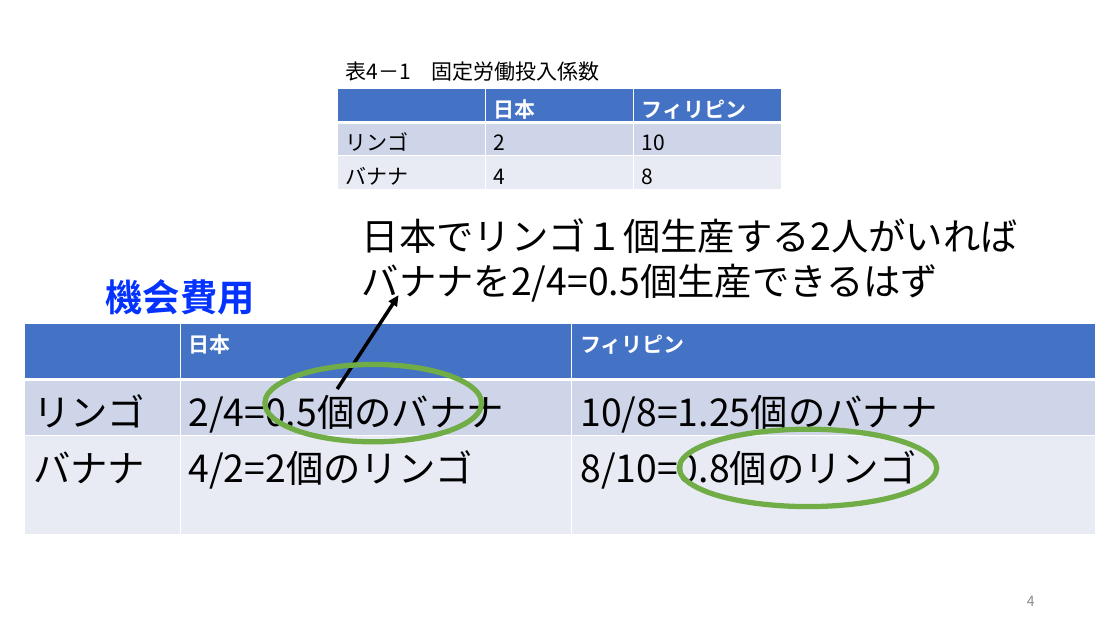
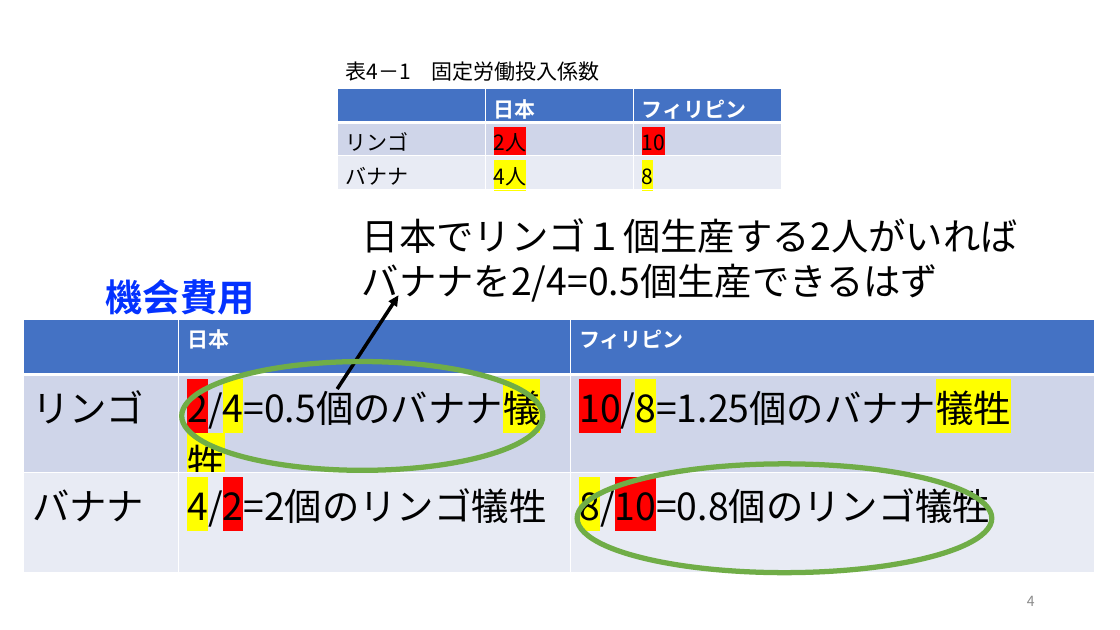
Before and after one commit to ayumu-tanaka/mof2026, a slide deck: slide 4 of slides/04.pptx. Drawn at 1120x630 pixels with LibreOffice and Linux fonts; fonts in the diff are those of the drawing. Boxes give left, top, right and bottom in pixels: in the first picture for what was removed or moved away, otherwise in the second. Text is boxed around its words. In the diff, an @@ line names an element or a change of style, - is before the commit and + after.

```diff
--- a/slides/04.pptx
+++ b/slides/04.pptx
@@ table at [337,89,781,193] @@
-row 2, column 2: 2
+row 2, column 2: 2人
-row 3, column 2: 4
+row 3, column 2: 4人
@@ highlight none to #FF0000 in "10" @@
@@ highlight none to #FFFF00 in "8" @@
@@ table at [24,319,1096,573] @@
-row 2, column 2: 2/4=0.5個のバナナ
+row 2, column 2: 2/4=0.5個のバナナ犠牲
-row 2, column 3: 10/8=1.25個のバナナ
+row 2, column 3: 10/8=1.25個のバナナ犠牲
-row 3, column 2: 4/2=2個のリンゴ
+row 3, column 2: 4/2=2個のリンゴ犠牲
-row 3, column 3: 8/10=0.8個のリンゴ
+row 3, column 3: 8/10=0.8個のリンゴ犠牲
@@ table: place and size @@
-table at [25,323,1097,535]
+table at [24,319,1096,573]
@@ ellipse: place and size @@
-ellipse at [265,365,481,442]
+ellipse at [181,361,543,471]
@@ ellipse: place and size @@
-ellipse at [680,429,938,507]
+ellipse at [577,464,992,573]
```
Also in this commit, not shown: 6 other slides changed, 1 other file.
